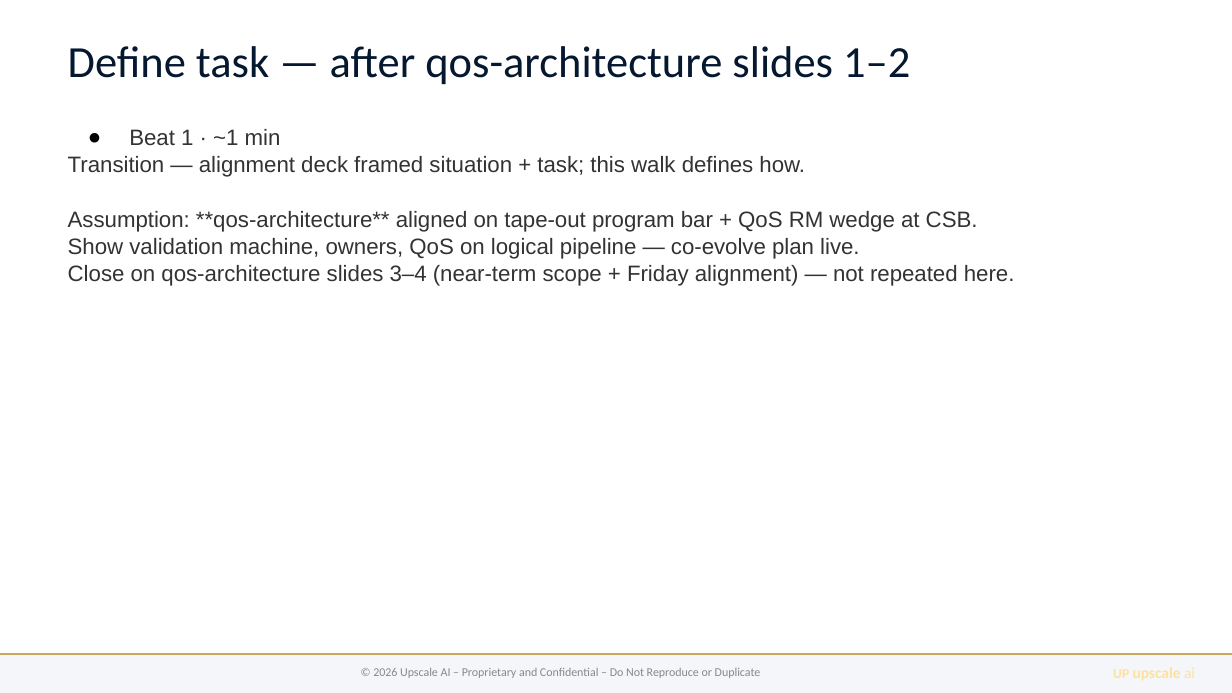
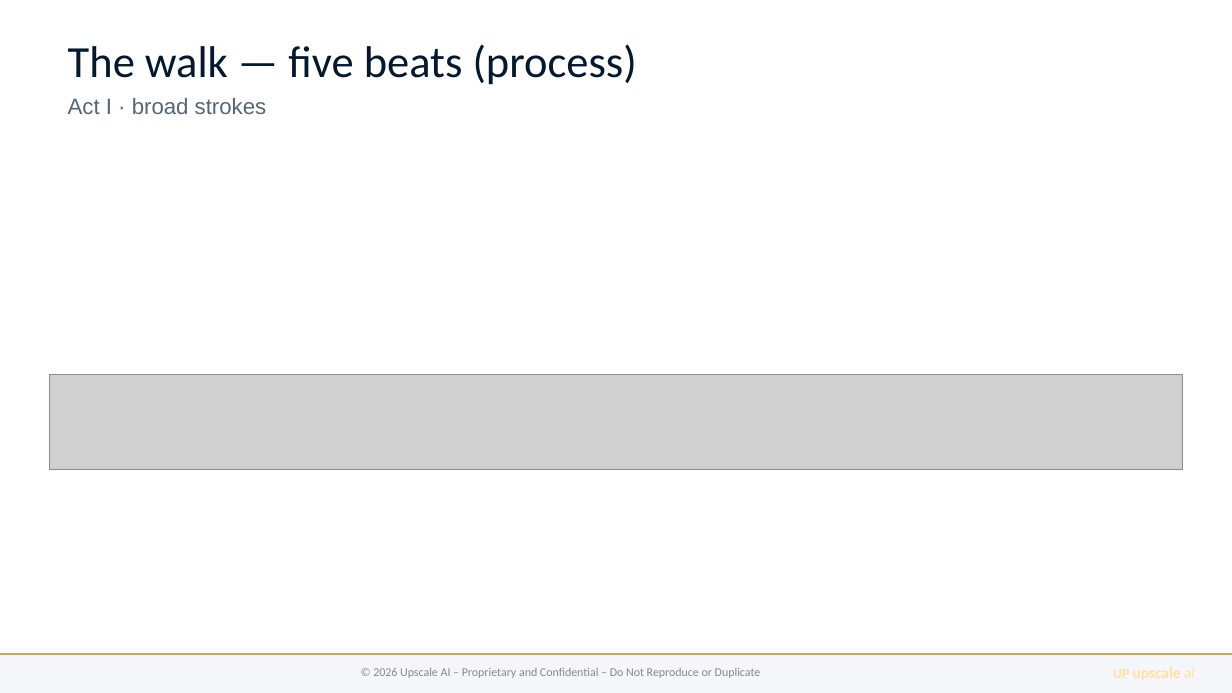
Before and after one commit to upscale-ai-network/agent-template, a slide deck: slide 2 of dt122/bugatti-qos-ccc.pptx. Drawn at 1232x693 pixels with LibreOffice and Linux fonts; fonts in the diff are those of the drawing; grey boxes stand for pictures. Boxes give left, top, right and bottom in pixels: in the first picture for what was removed or moved away, otherwise in the second. Text is boxed around its words. In the diff, an @@ line names an element or a change of style, - is before the commit and + after.

```diff
--- a/dt122/bugatti-qos-ccc.pptx
+++ b/dt122/bugatti-qos-ccc.pptx
@@ text at (x1=68, y1=44, x2=637, y2=114): text changed @@
-Define task — after qos-architecture slides 1–2
+The walk — five beats (process)
+Act I · broad strokes
@@ text removed at (x1=68, y1=129, x2=1015, y2=286) @@
-● Beat 1 · ~1 min
-Transition — alignment deck framed situation + task; this walk defines how.
-Assumption: **qos-architecture** aligned on tape-out program bar + QoS RM wedge at CSB.
-Show validation machine, owners, QoS on logical pipeline — co-evolve plan live.
-Close on qos-architecture slides 3–4 (near-term scope + Friday alignment) — not repeated here.
@@ picture added at (x1=49, y1=375, x2=1183, y2=471) @@
```
Also in this commit, not shown: 7 other slides changed, 3 slides removed, 26 other files.
